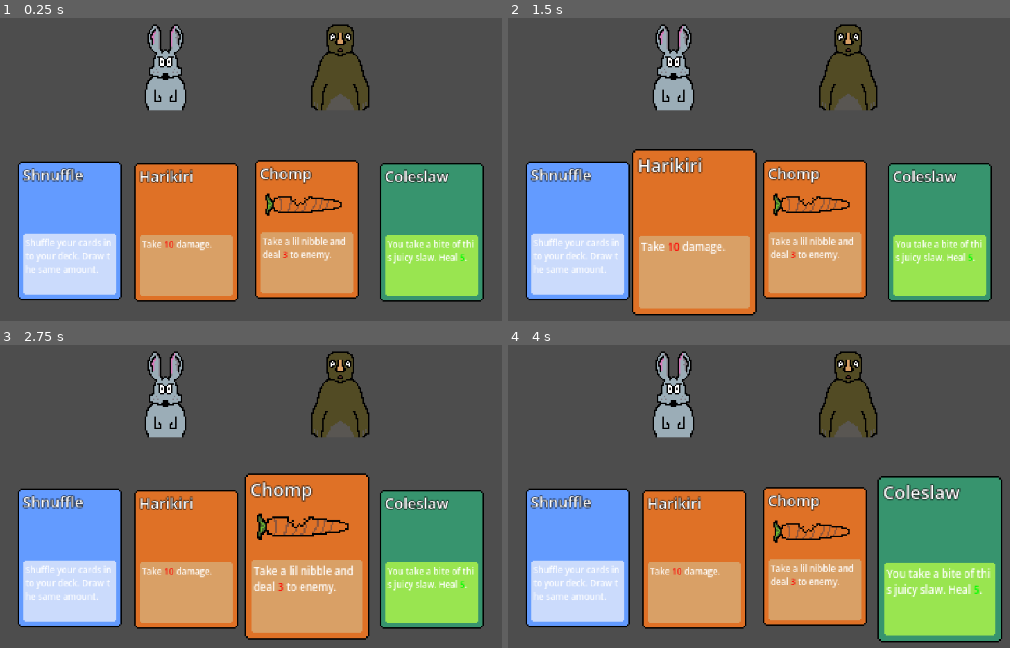
Above: before the commit, frames 1-4 (two rows, left to right).
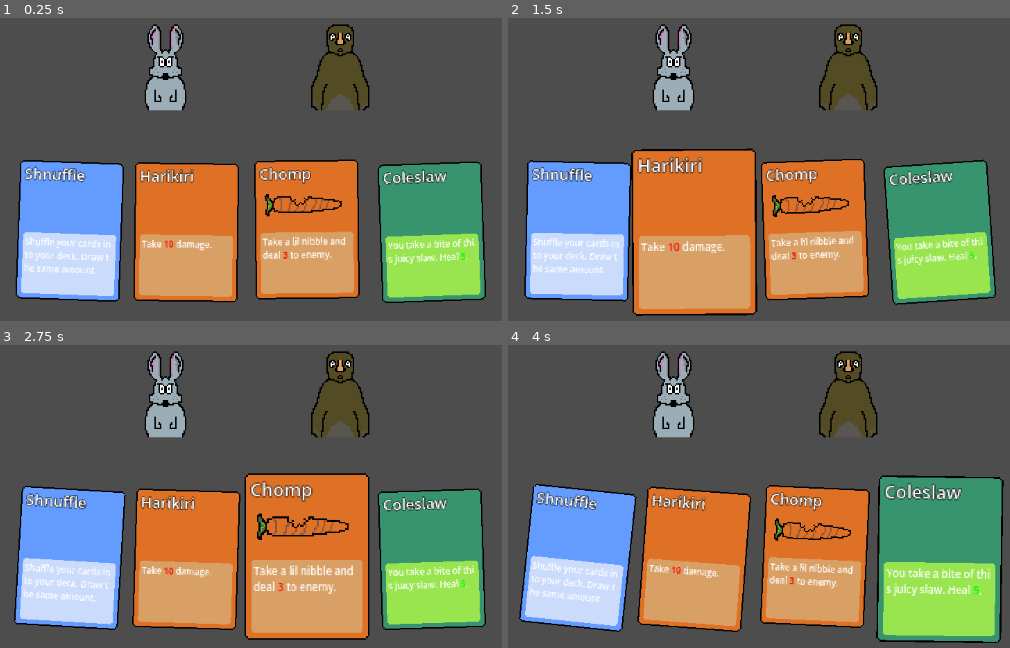
Above: after the commit, the same moments.

Repository: nielss94/troll-builder
Game: Godot game, scene res://levels/level.tscn
Same seed, same stepped clock (60 frames per second), same inputs: the game is played once before the commit and once after it.
Inputs (mouse positions are in pixels of both pictures, inside the frame that each line leads up to):
- Up to frame 1 (0.25 s): no input
- Up to frame 2 (1.5 s): move the mouse to (578, 230) at 0.52 s; click (578, 230) at 0.67 s; move the mouse to (693, 233) at 1.27 s; click (693, 233) at 1.42 s
- Up to frame 3 (2.75 s): move the mouse to (306, 557) at 2.02 s; click (306, 557) at 2.17 s
- Up to frame 4 (4 s): move the mouse to (939, 560) at 2.77 s; click (939, 560) at 2.92 s; move the mouse to (999, 490) at 3.52 s; click (999, 490) at 3.67 s

The runs differ from the first frame. In frame 1, 5.3% of the frame differs, in the area x 3-97%, y 46-95%; in frame 2, 6.5%; in frame 3, 5.3%; in frame 4, 9.2%, in the area x 2-99%, y 42-99%.

Commit message:
card rotation

Diff:
--- a/card/card.gd
+++ b/card/card.gd
@@ -7,6 +7,8 @@
 @onready var spell_texture: Sprite2D = $SpellImage
 
 @export var spell: Spell
+@export var max_rotation_degrees: float = 10.0 # Maximum rotation in either direction
+var base_rotation: float = 0.0 # Store the card's initial rotation
 var tween: Tween
 
 func _ready():
@@ -15,6 +17,8 @@
 		description_label.text = _translate_spell_description(spell.description)
 		card_texture.texture = spell.card_texture
 		spell_texture.texture = spell.spell_texture
+
+	base_rotation = rotation_degrees # Store initial rotation
 
 	$Area2D.mouse_entered.connect(_on_area_2d_mouse_entered)
 	$Area2D.mouse_exited.connect(_on_area_2d_mouse_exited)
@@ -42,3 +46,12 @@
 func _on_area_2d_input_event(_viewport, event: InputEvent, _shape_idx):
 	if event is InputEventMouseButton and event.pressed and event.button_index == MOUSE_BUTTON_LEFT:
 		print("Clicked card: ", spell.name)
+
+func _process(_delta):
+	var mouse_pos = get_global_mouse_position()
+	var card_center = global_position
+	var x_diff = mouse_pos.x - card_center.x
+	var rotation_factor = clamp(x_diff / 500.0, -1.0, 1.0) # Adjust 500.0 to change distance sensitivity
+
+	var target_rotation = base_rotation + (max_rotation_degrees * rotation_factor)
+	rotation_degrees = lerp(rotation_degrees, target_rotation, 0.1) # Adjust 0.1 to change rotation smoothness
